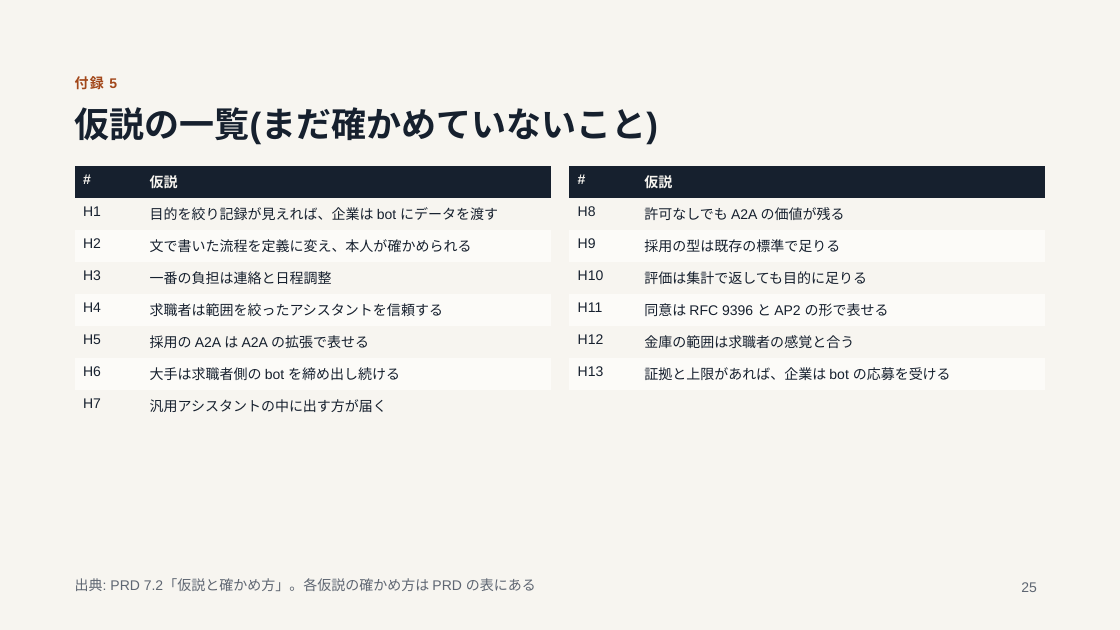
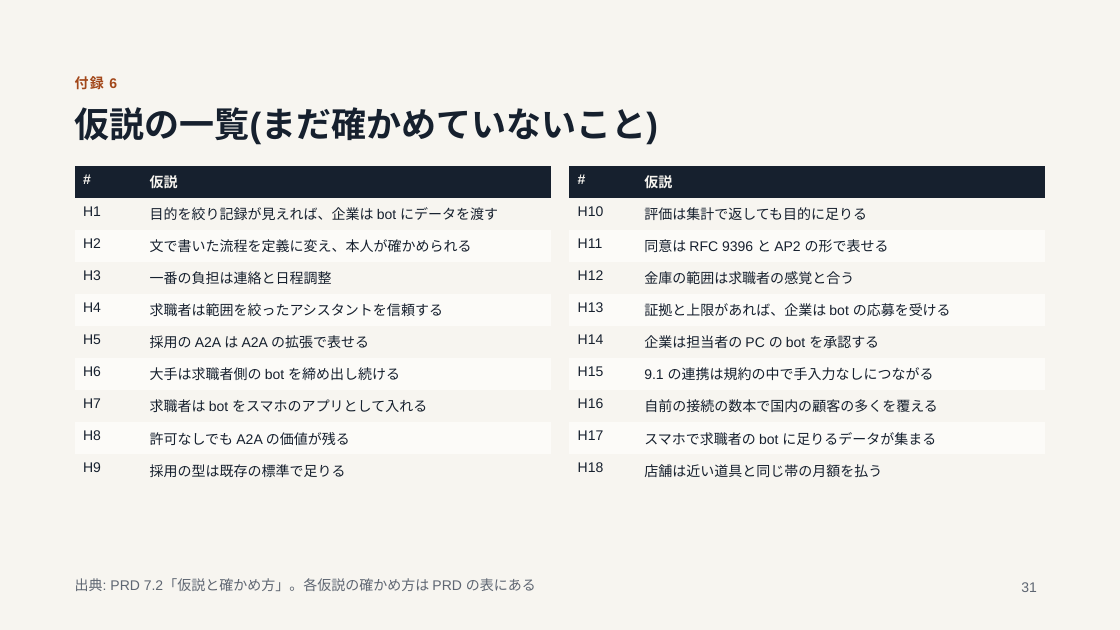
Before and after one commit to jyoka/hiring-os, a slide deck: slide 31 of docs/pitch/pitch.pptx (slide 25 before the commit). Drawn at 1120x630 pixels with LibreOffice and Linux fonts; fonts in the diff are those of the drawing. Boxes give left, top, right and bottom in pixels: in the first picture for what was removed or moved away, otherwise in the second. Text is boxed around its words. In the diff, an @@ line names an element or a change of style, - is before the commit and + after.

Commit message:
task 439: 採用プロダクト: 連携の戦略と収益の形を調べ、PRD とピッチを直す

```diff
--- a/docs/pitch/pitch.pptx
+++ b/docs/pitch/pitch.pptx
@@ table at (x1=75, y1=166, x2=550, y2=481) @@
-row 8: H7 | 汎用アシスタントの中に出す方が届く
+row 8: H7 | 求職者は bot をスマホのアプリとして入れる
+row 9: H8 | 許可なしでも A2A の価値が残る
+row 10: H9 | 採用の型は既存の標準で足りる
@@ table at (x1=570, y1=166, x2=1045, y2=481) @@
-row 2: H8 | 許可なしでも A2A の価値が残る
-row 3: H9 | 採用の型は既存の標準で足りる
+row 6: H14 | 企業は担当者の PC の bot を承認する
+row 7: H15 | 9.1 の連携は規約の中で手入力なしにつながる
+row 8: H16 | 自前の接続の数本で国内の顧客の多くを覆える
+row 9: H17 | スマホで求職者の bot に足りるデータが集まる
+row 10: H18 | 店舗は近い道具と同じ帯の月額を払う
@@ page number at (x1=1021, y1=582, x2=1037, y2=592): text changed @@
-25
+31
```
Also in this commit, not shown: 11 other slides changed, 6 slides added, 3 other files.
